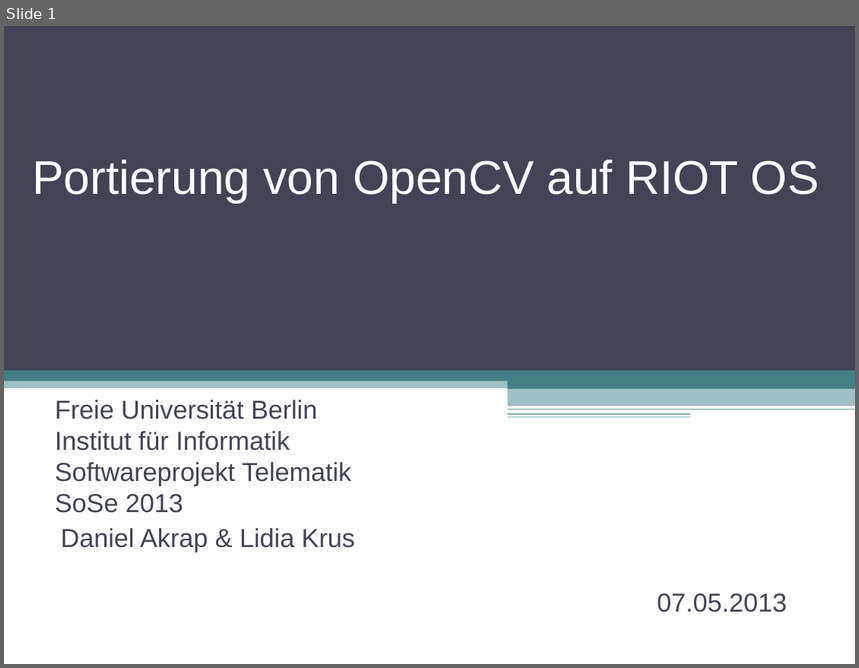
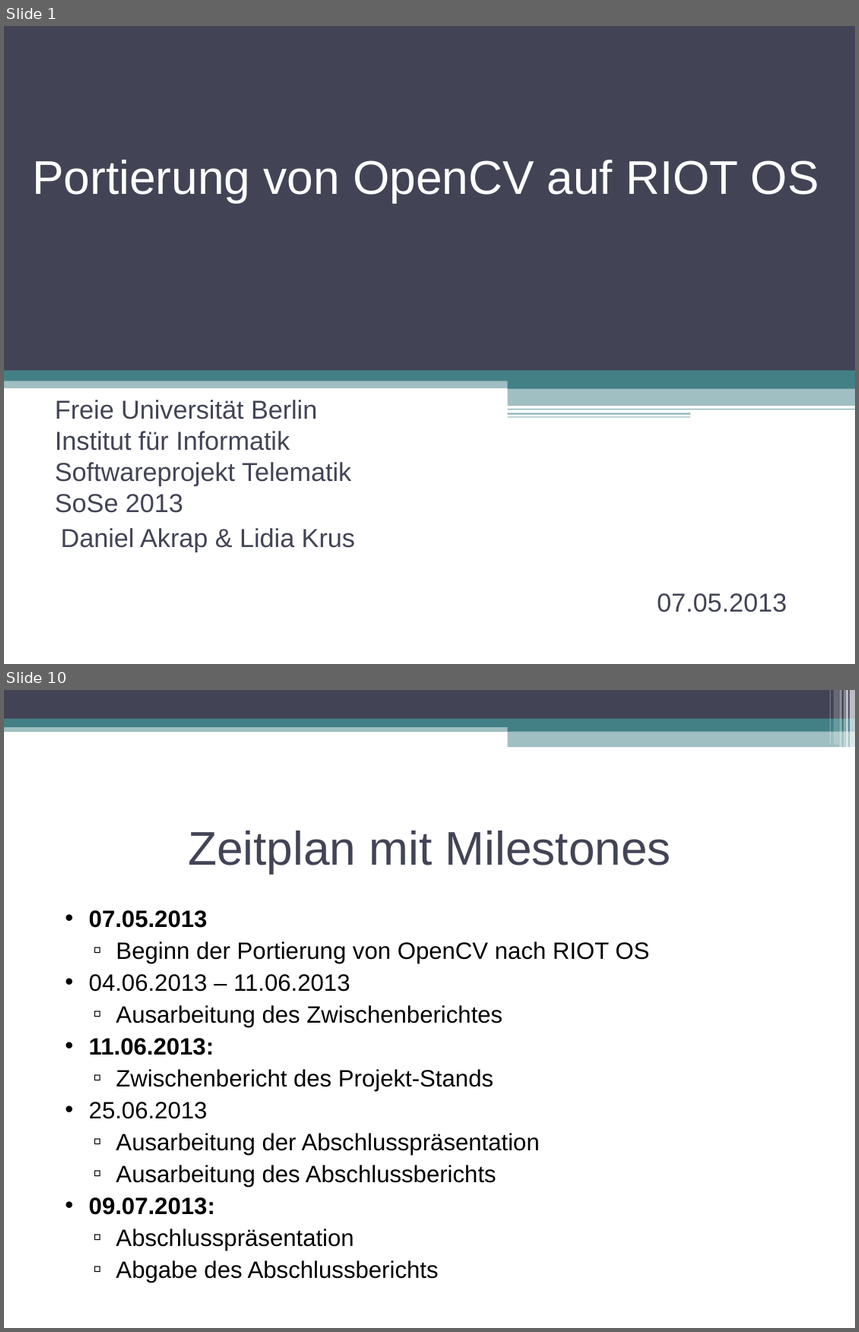
Before and after one commit to swp2013riot/riot-opencv-port, a slide deck: doc/slides/intro_presentation.odp. Shown one above the other, each under a label of ours: slide 1 before the commit, slides 1 and 10 after it; the slides between them are not shown. The pictures are 859x668 and 859x1332 pixels, drawn with LibreOffice and Linux fonts; fonts in the diff are those of the drawing. Boxes give left, top, right and bottom in pixels: in the first picture for what was removed or moved away, otherwise in the second. Text is boxed around its words. In the diff, an @@ line names an element or a change of style, - is before the commit and + after.

```diff
--- a/doc/slides/intro_presentation.odp
+++ b/doc/slides/intro_presentation.odp
@@ slide 10 added at (x1=4, y1=690, x2=855, y2=1328), background #FFFFFF @@
@@ rectangle added at (x1=4, y1=690, x2=855, y2=719), fill #424456 @@
@@ rectangle added at (x1=829, y1=690, x2=831, y2=745), fill #FFFFFF at 30% opacity @@
@@ rectangle added at (x1=834, y1=690, x2=839, y2=745), fill #FFFFFF at 20% opacity @@
@@ rectangle added at (x1=840, y1=690, x2=842, y2=748), fill #FFFFFF at 40% opacity @@
@@ rectangle added at (x1=844, y1=690, x2=845, y2=748), fill #FFFFFF at 60% opacity @@
@@ rectangle added at (x1=846, y1=690, x2=848, y2=748), fill #FFFFFF at 65% opacity @@
@@ rectangle added at (x1=850, y1=690, x2=855, y2=748), fill #FFFFFF at 65% opacity @@
@@ rectangle added at (x1=4, y1=724, x2=855, y2=732), fill #438086 at 50% opacity @@
@@ rectangle added at (x1=4, y1=719, x2=855, y2=727), fill #438086 @@
@@ rectangle added at (x1=508, y1=723, x2=855, y2=732), fill #438086 @@
@@ rectangle added at (x1=508, y1=730, x2=855, y2=747), fill #438086 at 50% opacity @@
@@ title added at (x1=188, y1=831, x2=671, y2=873), 40 pt, text #424456 @@
+Zeitplan mit Milestones
@@ text added at (x1=89, y1=910, x2=650, y2=1283), 20 pt, text #000000 @@
+• 07.05.2013
+  ▫ Beginn der Portierung von OpenCV nach RIOT OS
+• 04.06.2013 – 11.06.2013
+  ▫ Ausarbeitung des Zwischenberichtes
+• 11.06.2013:
+  ▫ Zwischenbericht des Projekt-Stands
+• 25.06.2013
+  ▫ Ausarbeitung der Abschlusspräsentation
+  ▫ Ausarbeitung des Abschlussberichts
+• 09.07.2013:
+  ▫ Abschlusspräsentation
+  ▫ Abgabe des Abschlussberichts
```
Also in this commit, not shown: 2 slides changed, 7 other slides added, 3 slides removed, 2 other files.
